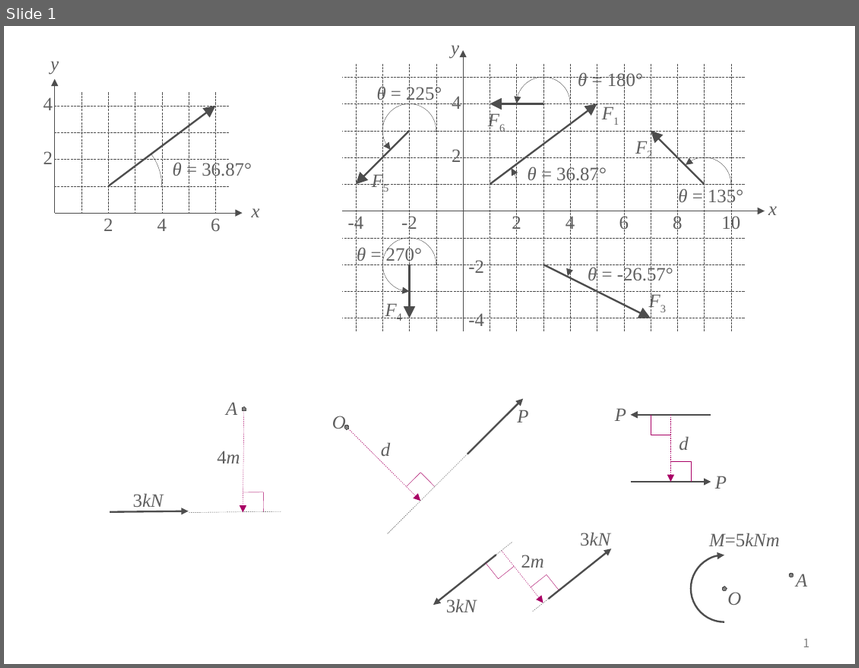
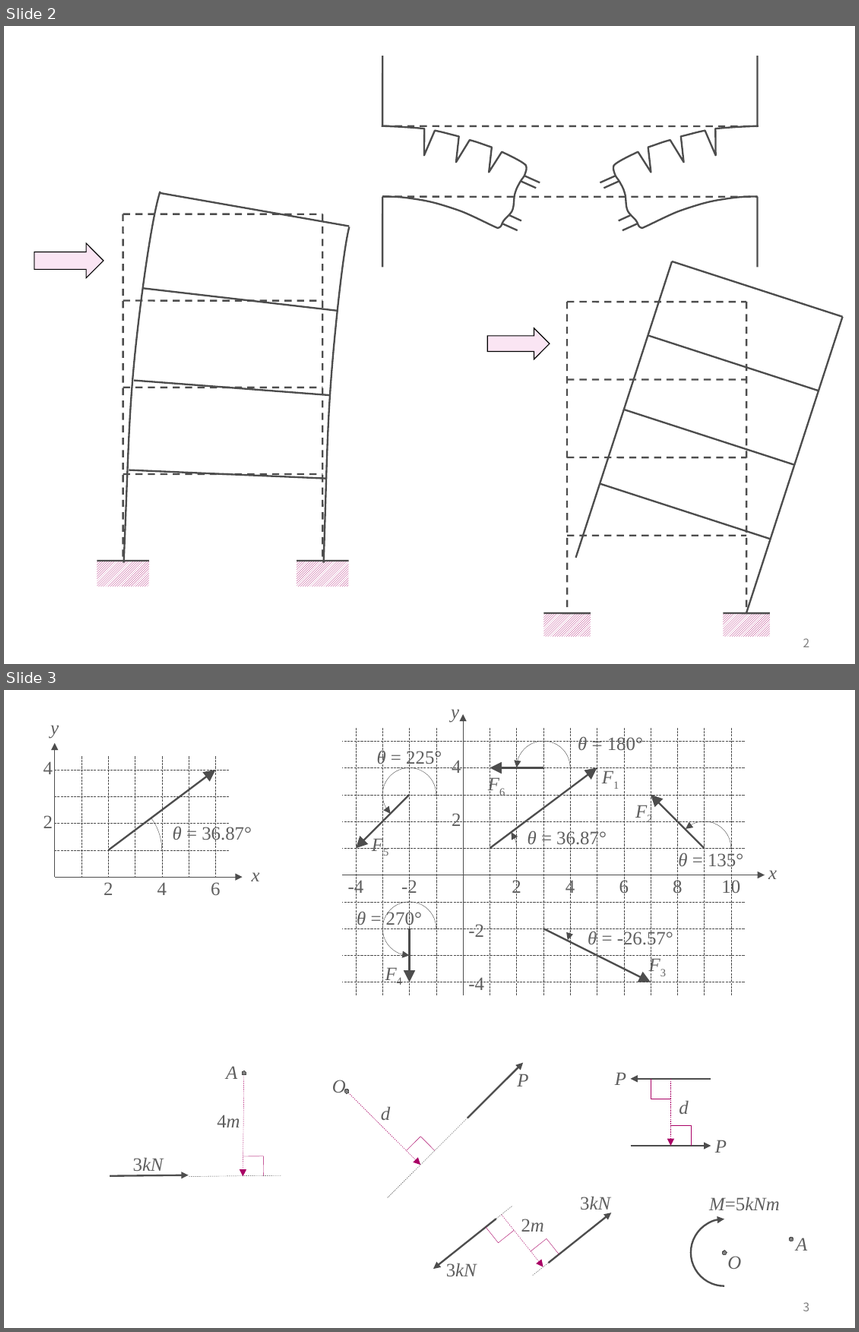
Before and after one commit to ironbell87/structural_mechanics_II, a slide deck: figures.pptx. Shown one above the other, each under a label of ours: slide 1 before the commit, slides 2 and 3 after it. The pictures are 859x668 and 859x1332 pixels, drawn with LibreOffice and Linux fonts; fonts in the diff are those of the drawing. Boxes give left, top, right and bottom in pixels: in the first picture for what was removed or moved away, otherwise in the second. Text is boxed around its words. In the diff, an @@ line names an element or a change of style, - is before the commit and + after.

```diff
--- a/figures.pptx
+++ b/figures.pptx
@@ slide 2 added at bbox=[4, 26, 855, 664], background #FFFFFF; not listed: 1 template element that a slide beside it also shows @@
@@ group added at bbox=[382, 56, 758, 267]: 14 lines, 2 freeform shapes @@
@@ group added at bbox=[34, 191, 350, 588]: 12 lines, 2 rectangles, 2 freeform shapes, 1 right arrow @@
@@ group added at bbox=[487, 262, 842, 636]: 14 lines, 2 rectangles, 1 right arrow @@
@@ what was slide 1 is now slide 3 @@
@@ page number at bbox=[804, 1303, 810, 1312]: text changed @@
-1
+3
```
Also in this commit, not shown: 1 other slide added, 46 other files.
